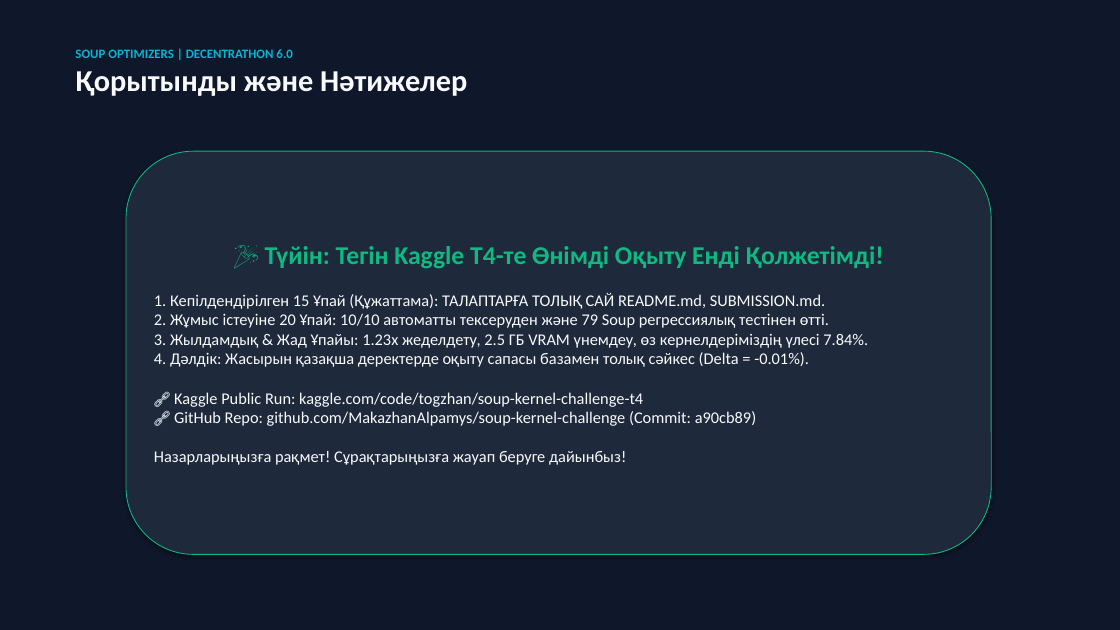
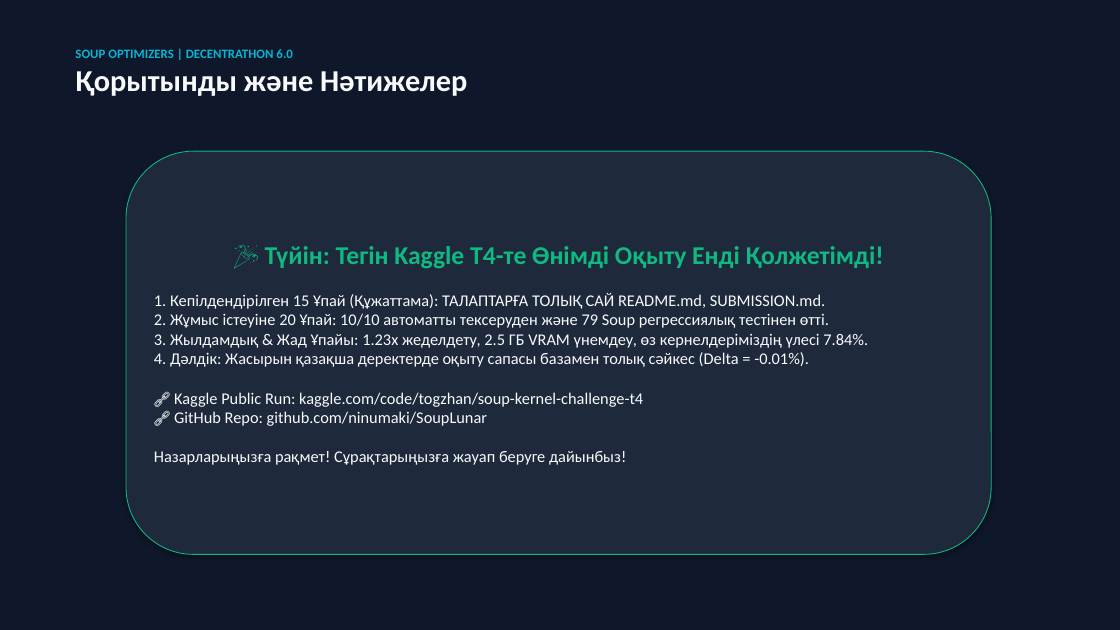
Before and after one commit to ninumaki/SoupLunar, a slide deck: slide 6 of presentation.pptx. Drawn at 1120x630 pixels with LibreOffice and Linux fonts; fonts in the diff are those of the drawing. Boxes give left, top, right and bottom in pixels: in the first picture for what was removed or moved away, otherwise in the second. Text is boxed around its words. In the diff, an @@ line names an element or a change of style, - is before the commit and + after.

Commit message:
Update team name to LunarTeam, assign roles from TZ, set SoupLunar repo

```diff
--- a/presentation.pptx
+++ b/presentation.pptx
@@ text in rounded rectangle at box(154, 293, 868, 465): text changed @@
-1. Кепілдендірілген 15 Ұпай (Құжаттама): ТАЛАПТАРҒА ТОЛЫҚ САЙ README.md, SUBMISSION.md.
-2. Жұмыс істеуіне 20 Ұпай: 10/10 автоматты тексеруден және 79 Soup регрессиялық тестінен өтті.
-3. Жылдамдық & Жад Ұпайы: 1.23x жеделдету, 2.5 ГБ VRAM үнемдеу, өз кернелдеріміздің үлесі 7.84%.
-4. Дәлдік: Жасырын қазақша деректерде оқыту сапасы базамен толық сәйкес (Delta = -0.01%).
-🔗 Kaggle Public Run: kaggle.com/code/togzhan/soup-kernel-challenge-t4
-🔗 GitHub Repo: github.com/MakazhanAlpamys/soup-kernel-challenge (Commit: a90cb89)
-Назарларыңызға рақмет! Сұрақтарыңызға жауап беруге дайынбыз!
+1. Кепілдендірілген 15 Ұпай (Құжаттама): ТАЛАПТАРҒА ТОЛЫҚ САЙ README.md, SUBMISSION.md.
+2. Жұмыс істеуіне 20 Ұпай: 10/10 автоматты тексеруден және 79 Soup регрессиялық тестінен өтті.
+3. Жылдамдық & Жад Ұпайы: 1.23x жеделдету, 2.5 ГБ VRAM үнемдеу, өз кернелдеріміздің үлесі 7.84%.
+4. Дәлдік: Жасырын қазақша деректерде оқыту сапасы базамен толық сәйкес (Delta = -0.01%).
+🔗 Kaggle Public Run: kaggle.com/code/togzhan/soup-kernel-challenge-t4
+🔗 GitHub Repo: github.com/ninumaki/SoupLunar
+Назарларыңызға рақмет! Сұрақтарыңызға жауап беруге дайынбыз!
```
Also in this commit, not shown: 1 other slide changed, 7 other files.
